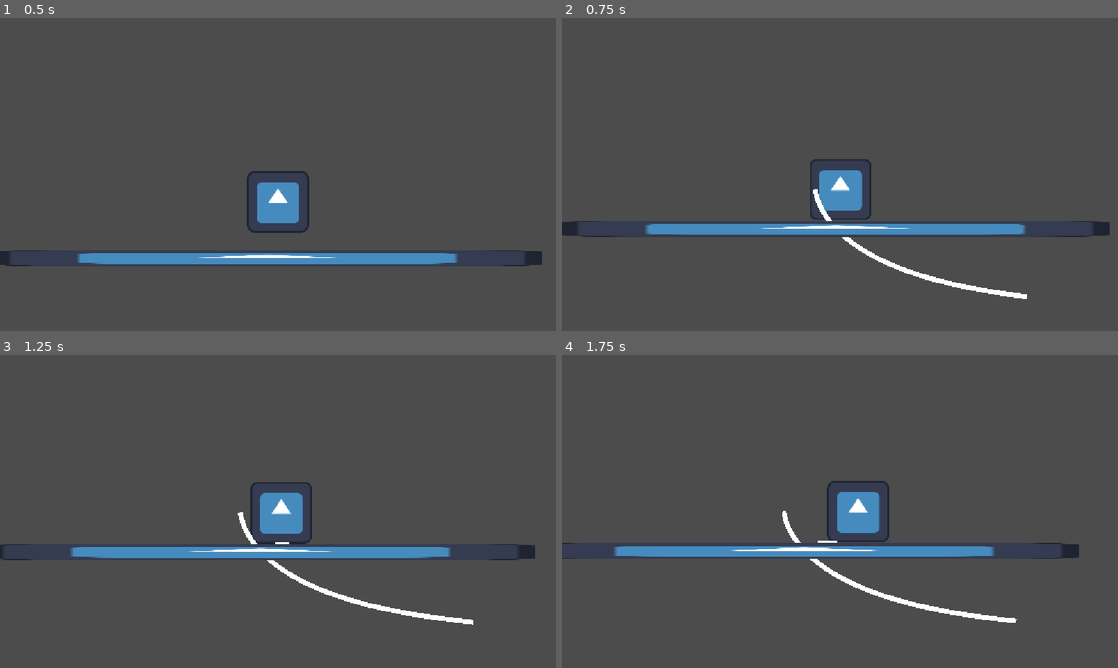
Above: before the commit, frames 1-4 (two rows, left to right).
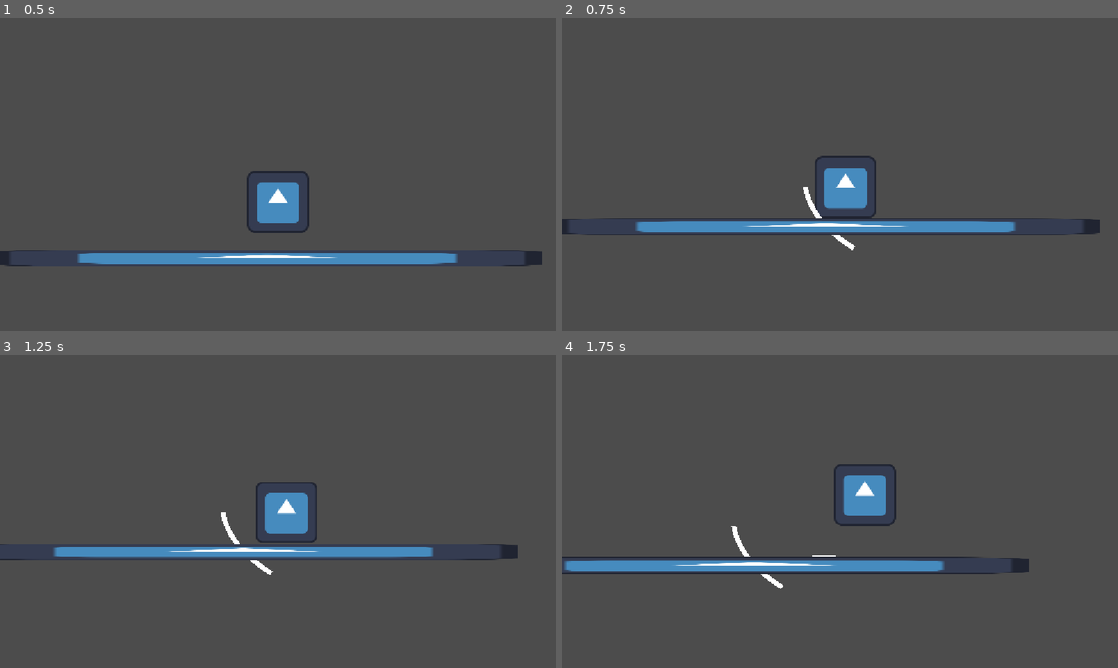
Above: after the commit, the same moments.

Repository: Zepeacedust/snow-game
Game: Godot game, scene res://TestingPlayground.tscn
Same seed, same stepped clock (60 frames per second), same inputs: the game is played once before the commit and once after it. The engine's default icon, where the game draws it, is replaced by a stand-in: a white triangle on a blue panel in a dark square.
Inputs:
- Up to frame 1 (0.5 s): no input
- Up to frame 2 (0.75 s): hold Right (right) from 0.53 s (still down); hold Shift (bridge) from 0.53 s (still down)
- Up to frame 3 (1.25 s): keep holding Right (right); keep holding Shift (bridge); tap Space (jump) at 0.77 s
- Up to frame 4 (1.75 s): keep holding Right (right); release Shift (bridge) at 1.28 s; tap Shift (bridge) at 1.35 s; tap Space (jump) at 1.52 s

Frame 1 is identical in both runs. In frame 2, 4.0% of the frame differs, in the area x 0-99%, y 44-90%; in frame 3, 2.5%; in frame 4, 8.1%, in the area x 0-93%, y 34-86%.

Commit message:
Added colision
Added bridge colision and bridge detatch conditions

Diff:
--- a/BridgeObject.tscn
+++ b/BridgeObject.tscn
@@ -11,3 +11,9 @@
 line_visualizer = NodePath("Line2D")
 
 [node name="Line2D" type="Line2D" parent="." unique_id=1228438323]
+
+[node name="RayCast2D" type="RayCast2D" parent="." unique_id=1964331653]
+target_position = Vector2(0, 0)
+collision_mask = 2
+hit_from_inside = true
+collide_with_areas = true
--- a/scripts/bridge_object.gd
+++ b/scripts/bridge_object.gd
@@ -9,6 +9,9 @@
 
 @export var control_amount : float = 1
 @export var line_visualizer : Line2D
+
+@export var minimum_extension_length : float = 2
+@onready var colider : RayCast2D = $RayCast2D
 
 var ghost_speed : float = NAN
 
@@ -24,8 +27,25 @@
 	while i <= dest_ticks:
 		head_direction = (head_direction * ghost_speed + desiredDirection.normalized() * control_amount).normalized()
 		ghost_speed = speed_change(i, ghost_speed, delta)
-		add_point(curve.get_point_position(i) + head_direction*ghost_speed * delta)
+		var target : Vector2 = curve.get_point_position(i) + head_direction*ghost_speed * delta
+		var extension : Vector2 = best_extension(target)
+
+		# Checks minimum extension length
+		if extension.distance_to(curve.get_point_position(curve.point_count - 1)) < minimum_extension_length:
+			break
+		add_point(best_extension(target))
 		i += 1
+
+# returns the furthest point in the direction of target
+func best_extension(target : Vector2) -> Vector2:
+	var origin : Vector2 = curve.get_point_position(curve.point_count -1)
+	var ray_direction = target - origin
+	colider.target_position = ray_direction
+	colider.force_raycast_update()
+	if colider.is_colliding():
+		return to_local(colider.get_collision_point())
+	return target
+
 
 func direction_from(from_index:int) -> Vector2:
 	if from_index >= curve.point_count - 1:
@@ -41,6 +61,7 @@
 func add_point(point):
 	self.curve.add_point(point)
 	line_visualizer.add_point(point)
+	colider.position = point
 
 var head_direction : Vector2
 
--- a/scripts/player_movement.gd
+++ b/scripts/player_movement.gd
@@ -43,12 +43,17 @@
 	if Input.is_action_just_pressed("jump"):
 		bridge_attatched = null
 		return
-
+	if bridge_index >= bridge_attatched.curve.point_count:
+		bridge_attatched = null
+		return
 	# Slightly mad on-bridge movement
 	bridge_attatched.extend_bridge(bridge_index, cur_speed, desired_direction, delta)
 	position = bridge_attatched.position + bridge_attatched.curve.get_point_position(bridge_index) - determine_foot_loc()
 	velocity = bridge_attatched.direction_from(bridge_index).normalized() * bridge_attatched.speed_change(bridge_index, velocity.length(), delta)
 	move_and_slide()
+	if get_last_slide_collision() != null:
+		bridge_attatched = null
+		return
 	bridge_index += 1
 
 	print_debug(velocity, bridge_attatched.head_direction, bridge_attatched.ghost_speed)
